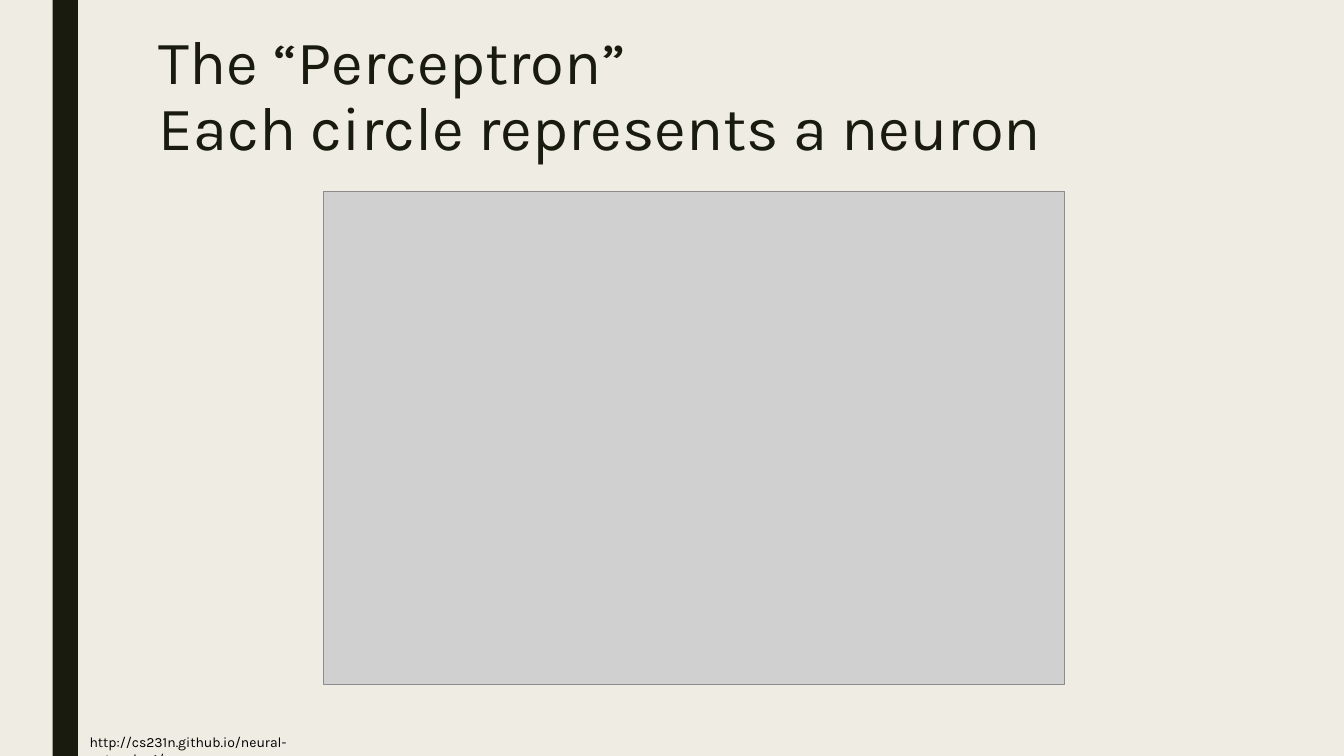
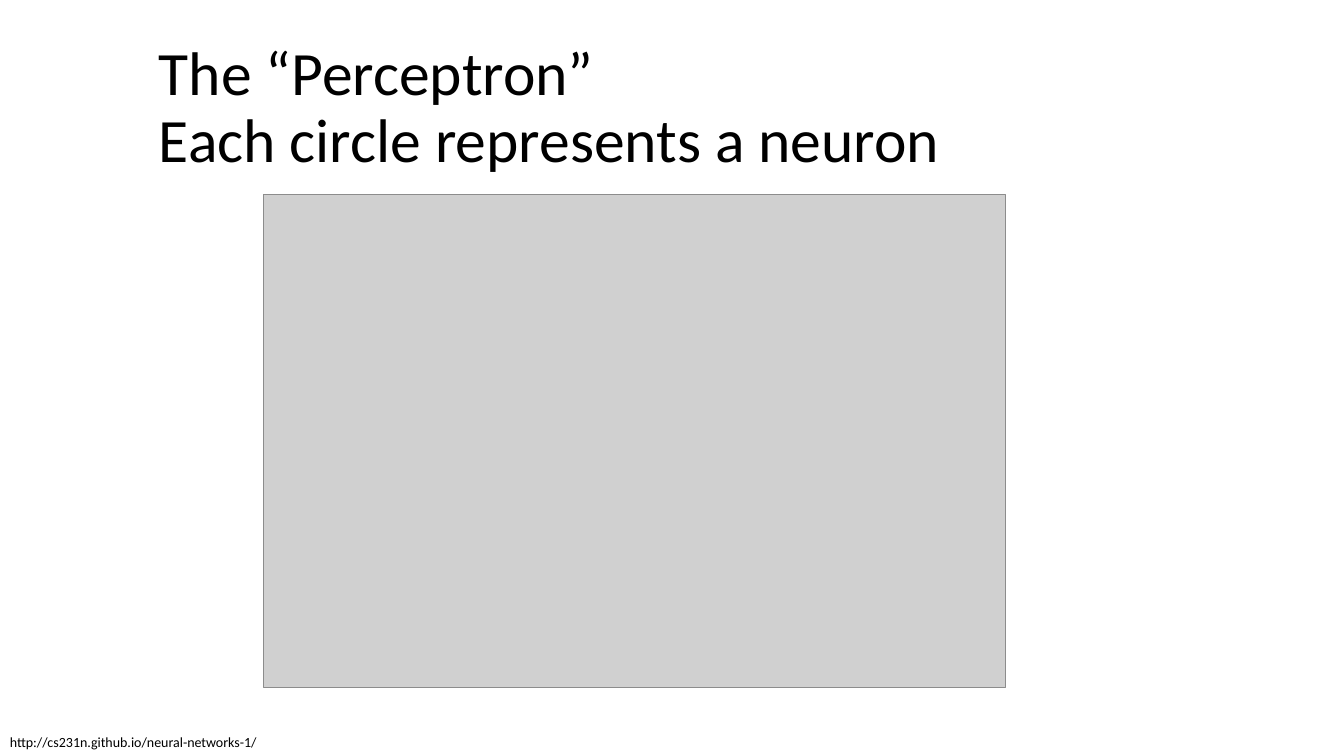
Before and after one commit to bahadirbklg/intro, a slide deck: slide 9 of 1 - introduction/DLMR 1 - introduction.pptx (slide 8 before the commit). Drawn at 1344x756 pixels with LibreOffice and Linux fonts; fonts in the diff are those of the drawing; grey boxes stand for pictures. Boxes give left, top, right and bottom in pixels: in the first picture for what was removed or moved away, otherwise in the second. Text is boxed around its words. In the diff, an @@ line names an element or a change of style, - is before the commit and + after.

```diff
--- a/1 - introduction/DLMR 1 - introduction.pptx
+++ b/1 - introduction/DLMR 1 - introduction.pptx
@@ background #EFEDE3 to #FFFFFF @@
@@ rectangle removed at (52,0,78,756) @@
@@ title "The “Perceptron” Each circle represents ..." at (159,50,940,172): font Karla to Calibri, text colour #191B0E to #000000; line spacing 0.89 to 0.9; vertical alignment top to middle @@
@@ picture: place and size @@
-picture at (323,192,1065,686)
+picture at (264,195,1006,689)
@@ text "http://cs231n.github.io/neural-networks-1/": place and size @@
-text "http://cs231n.github.io/neural-networks-1/" at (90,736,287,751)
+text "http://cs231n.github.io/neural-networks-1/" at (10,737,257,750)
@@ text "http://cs231n.github.io/neural-networks-1/" at (10,737,257,750): font Karla to Calibri @@
```
Also in this commit, not shown: 16 other slides changed, 15 slides added, 3 slides removed.
